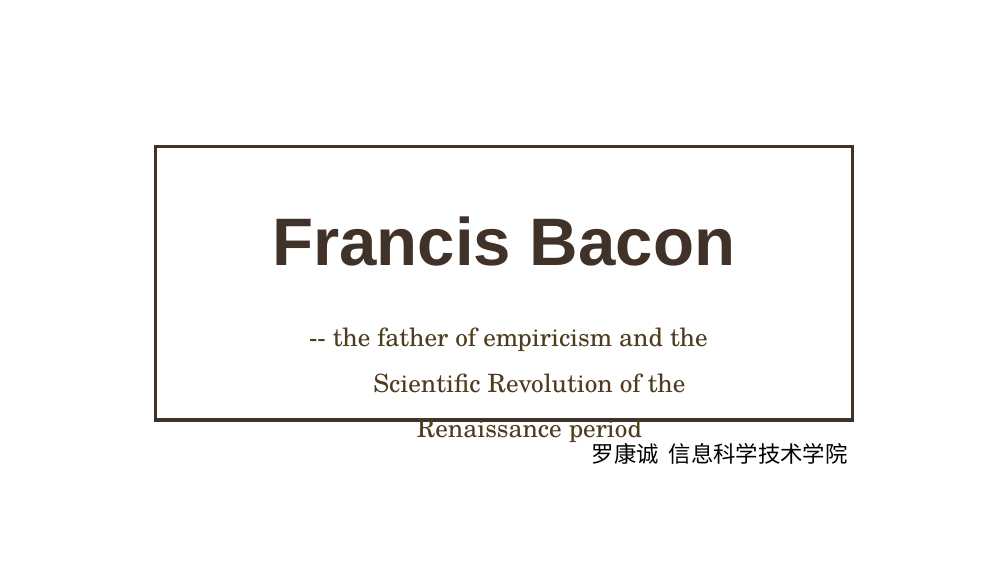
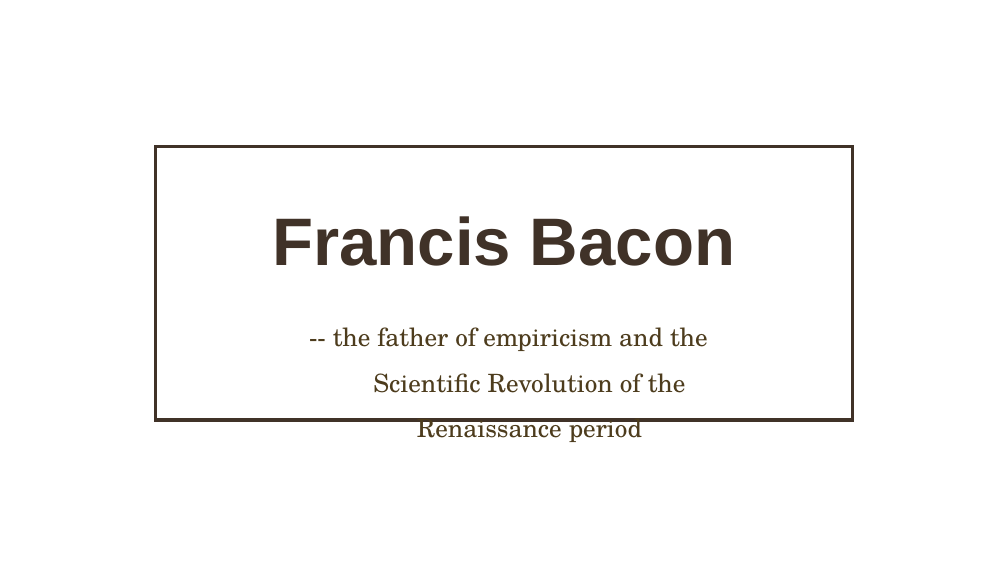
Before and after one commit to lawlorentz/lkcacg.top, a slide deck: slide 1 of 2022/03/13/English-presentation-about-Francis-Bacon/Francis Bacon.pptx. Drawn at 1008x567 pixels with LibreOffice and Linux fonts; fonts in the diff are those of the drawing; background and template pictures are left out. Boxes give left, top, right and bottom in pixels: in the first picture for what was removed or moved away, otherwise in the second. Text is boxed around its words. In the diff, an @@ line names an element or a change of style, - is before the commit and + after.

```diff
--- a/2022/03/13/English-presentation-about-Francis-Bacon/Francis Bacon.pptx
+++ b/2022/03/13/English-presentation-about-Francis-Bacon/Francis Bacon.pptx
@@ text removed at [592, 443, 848, 464] @@
-罗康诚 信息科学技术学院
```
Also in this commit, not shown: 29 other files.
